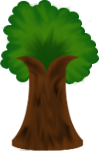
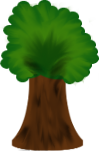
Layer changes from the first w=99, h=151 image to the second:
painted on "Leaves shading" over bbox(17, 54, 71, 78)
moved "Trunk" above "Background" over bbox(15, 54, 80, 84)
